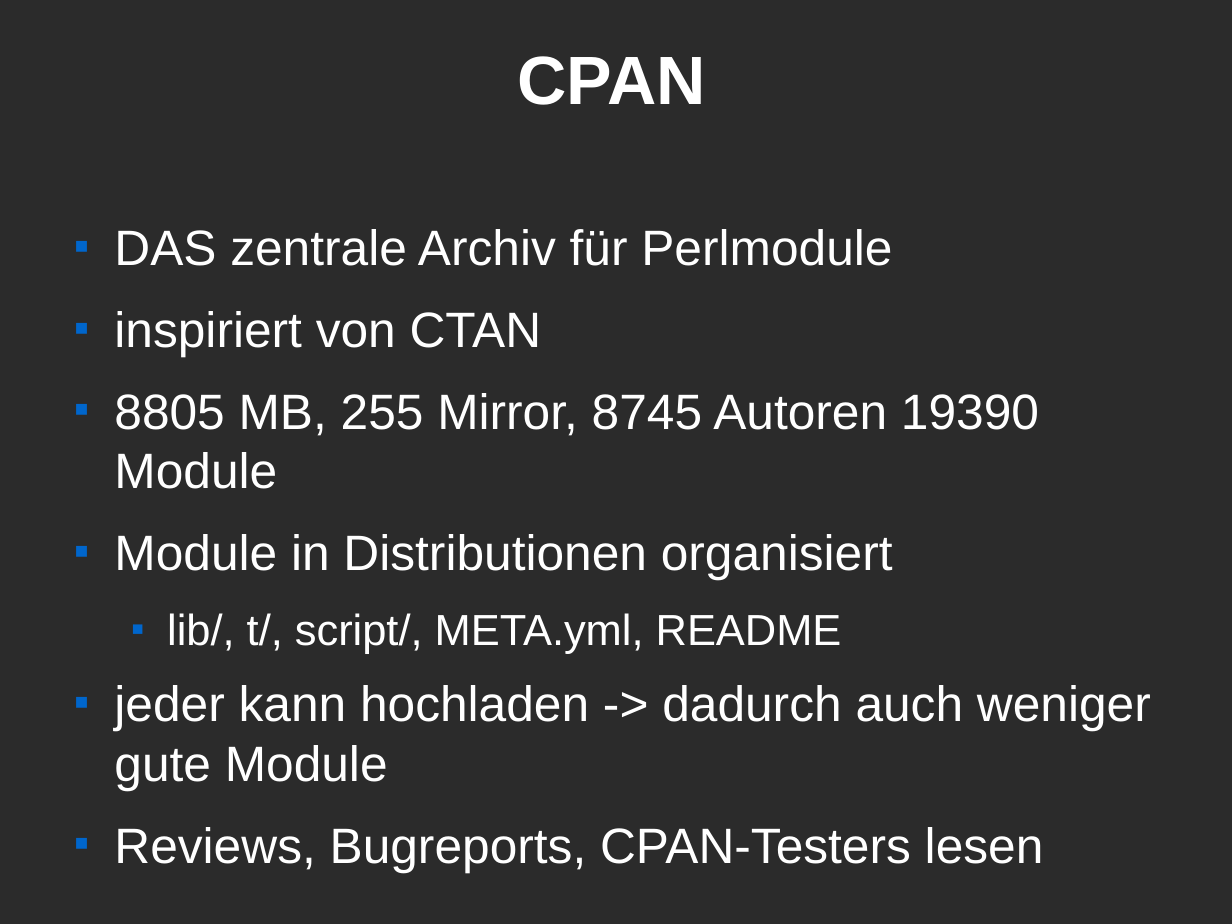
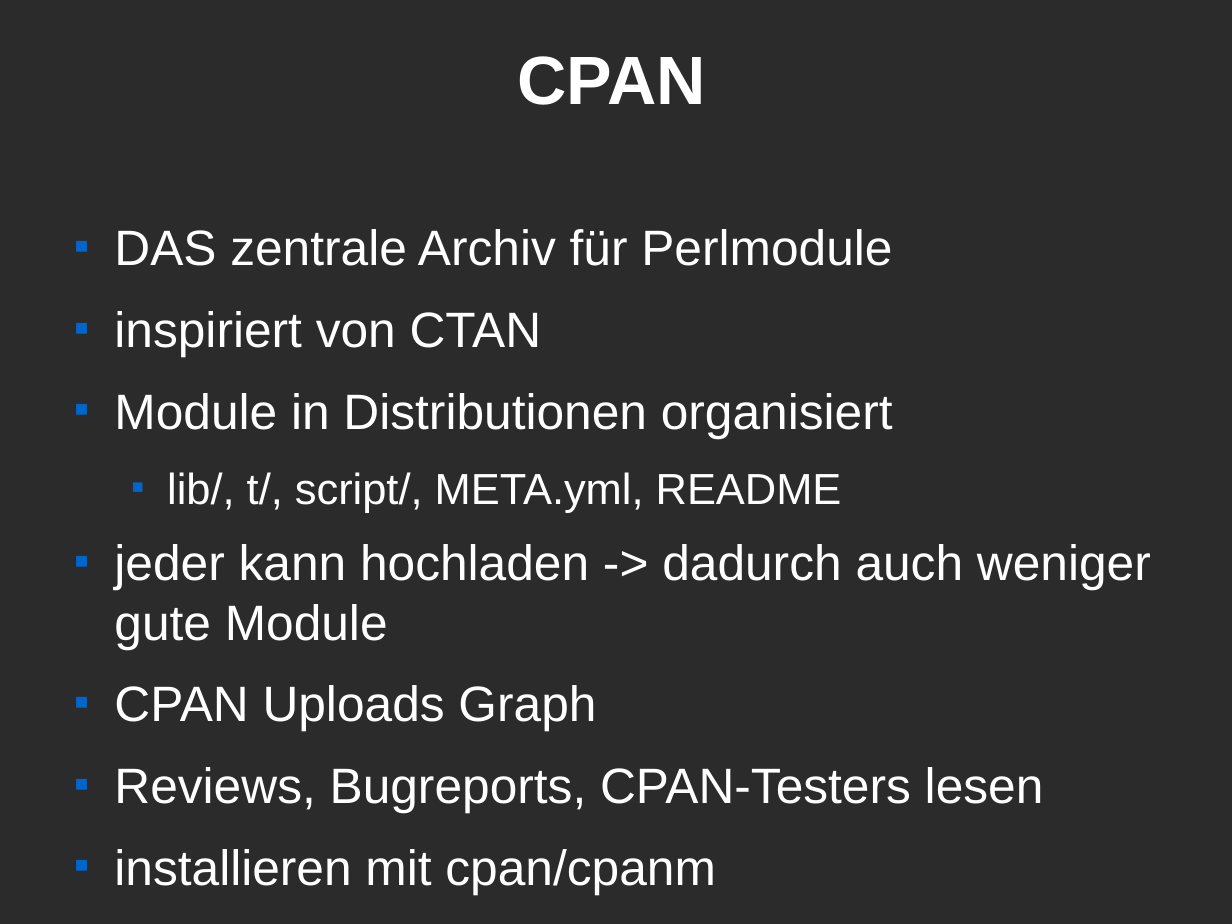
Before and after one commit to Caldrin/Vortrag_CLT, a slide deck: slide 4 of Modern Perl.odp (slide 6 before the commit). Drawn at 1232x924 pixels with LibreOffice and Linux fonts; fonts in the diff are those of the drawing; background and template pictures are left out; a plain dark background stands for a picture behind light text. Boxes give left, top, right and bottom in pixels: in the first picture for what was removed or moved away, otherwise in the second. Text is boxed around its words. In the diff, an @@ line names an element or a change of style, - is before the commit and + after.

```diff
--- a/Modern Perl.odp
+++ b/Modern Perl.odp
@@ text at (x1=114, y1=393, x2=1039, y2=489): paragraph removed @@
-■ 8805 MB, 255 Mirror, 8745 Autoren 19390 Module
@@ text at (x1=114, y1=685, x2=596, y2=731): paragraph added @@
+■ CPAN Uploads Graph
@@ text at (x1=114, y1=849, x2=716, y2=894): paragraph added @@
+■ installieren mit cpan/cpanm
```
Also in this commit, not shown: 4 other slides changed, 4 slides added, 5 slides removed.
